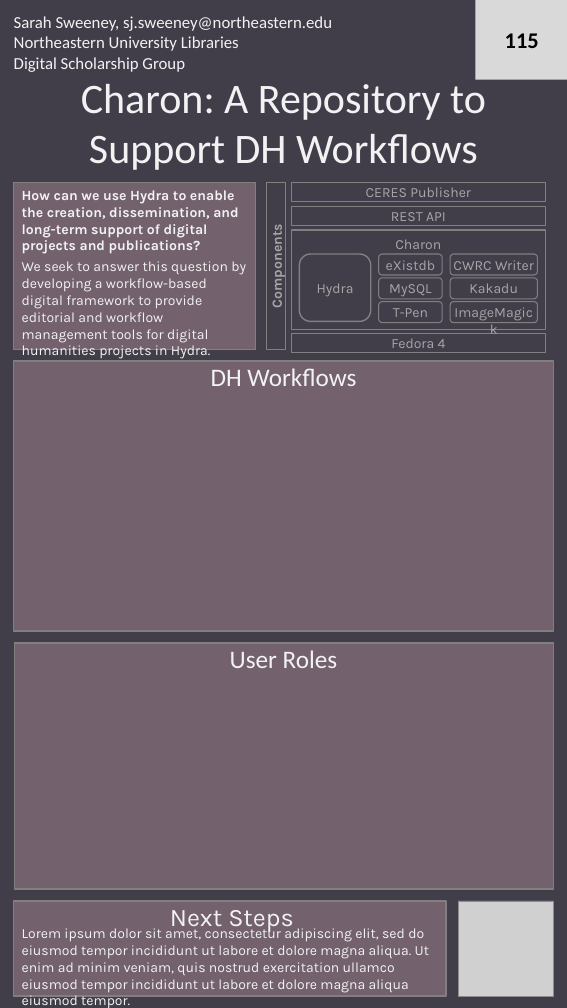
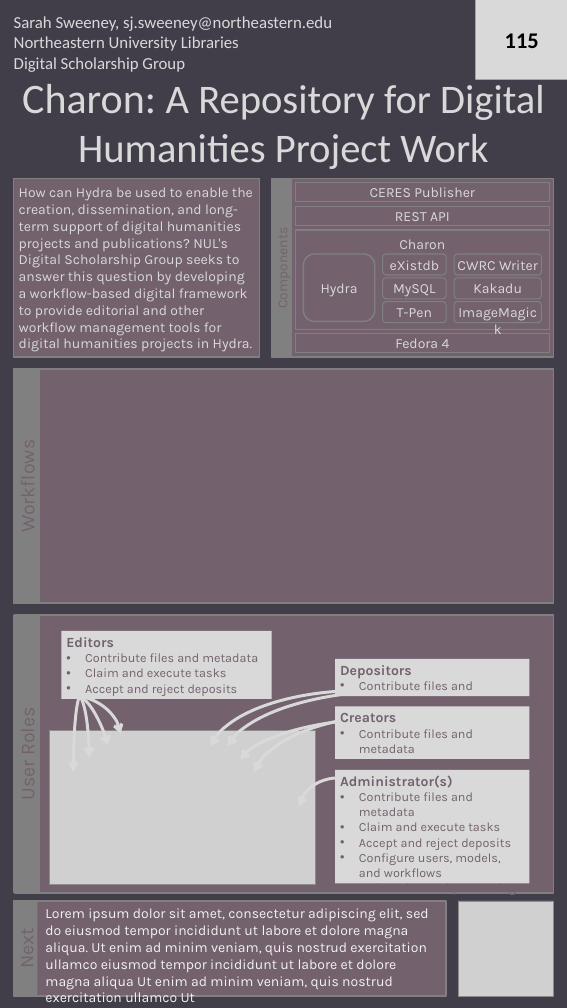
Before and after one commit to sarahjeansweeney/Presentations, a slide deck: slide 1 of Open Repositories 2017/Charon Poster/OR2017_Charon_Poster_Working.pptx. Drawn at 567x1008 pixels with LibreOffice and Linux fonts; fonts in the diff are those of the drawing; grey boxes stand for pictures. Boxes give left, top, right and bottom in pixels: in the first picture for what was removed or moved away, otherwise in the second. Text is boxed around its words. In the diff, an @@ line names an element or a change of style, - is before the commit and + after.

Commit message:
Roles draft

```diff
--- a/Open Repositories 2017/Charon Poster/OR2017_Charon_Poster_Working.pptx
+++ b/Open Repositories 2017/Charon Poster/OR2017_Charon_Poster_Working.pptx
@@ text "Sarah Sweeney, sj.sweeney@northeastern.edu" at (14, 16, 332, 72): text colour #F2F2F2 to #D9D9D9 @@
@@ text at (22, 84, 544, 169): text changed; size 60 to 58 pt; text colour #F2F2F2 to #D9D9D9 @@
-Charon: A Repository to Support DH Workflows
+Charon: A Repository for Digital Humanities Project Work
@@ rectangle: place and size @@
-rectangle at (14, 182, 256, 349)
+rectangle at (14, 178, 260, 357)
@@ rectangle: place and size @@
-rectangle at (267, 183, 286, 350)
+rectangle at (272, 179, 291, 357)
@@ rectangle at (272, 179, 291, 357): fill none to #808080 @@
@@ rectangle added at (272, 178, 553, 357), fill #73626E, outline #808080 2 pt @@
@@ text at (19, 187, 253, 352): text changed; text colour #F2F2F2 to #D9D9D9 @@
-How can we use Hydra to enable the creation, dissemination, and long-term support of digital projects and publications?
-We seek to answer this question by developing a workflow-based digital framework to provide editorial and workflow management tools for digital humanities projects in Hydra.
+How can Hydra be used to enable the creation, dissemination, and long-term support of digital humanities projects and publications? NUL's Digital Scholarship Group seeks to answer this question by developing a workflow-based digital framework to provide editorial and other workflow management tools for digital humanities projects in Hydra.
@@ text in rectangle at (267, 232, 285, 306): text removed @@
-Components
@@ 7 rounded rectangles, 4 rectangles: place and size @@
-7 rounded rectangles, 4 rectangles at (291, 182, 545, 353)
+7 rounded rectangles, 4 rectangles at (295, 182, 549, 353)
@@ text colour #A6A6A6 to #D9D9D9 in 11 elements at (295, 334, 549, 353), (295, 182, 549, 202), (321, 283, 358, 297), (295, 207, 549, 226), (399, 239, 445, 249), (454, 302, 541, 323), (383, 302, 447, 323), (383, 278, 447, 299), (454, 278, 541, 299), (383, 254, 447, 275), (454, 254, 541, 275) @@
@@ rectangle: place and size @@
-rectangle at (14, 361, 553, 631)
+rectangle at (14, 369, 553, 603)
@@ rectangle added at (14, 369, 39, 603), fill #808080, outline #808080 1.5 pt @@
@@ text removed at (211, 368, 356, 386) @@
-DH Workflows
@@ rectangle added at (14, 615, 39, 893), fill #808080, outline #808080 1.5 pt @@
@@ rectangle: place and size @@
-rectangle at (15, 643, 553, 889)
+rectangle at (15, 615, 553, 893)
@@ rectangle added at (61, 631, 272, 699), fill #D9D9D9, 18 pt, text #73626E @@
+Editors
+• Contribute files and metadata
+• Claim and execute tasks
+• Accept and reject deposits
@@ text removed at (230, 650, 338, 668) @@
-User Roles
@@ rectangle added at (335, 659, 530, 696), fill #D9D9D9, 18 pt, text #73626E @@
+Depositors
+• Contribute files and metadata
@@ arc (boxed as its full ellipse) added at (10, 695, 120, 782), outline #D9D9D9 4.25 pt @@
@@ arc (boxed as its full ellipse) added at (59, 691, 125, 812), outline #D9D9D9 4.25 pt @@
@@ arc (boxed as its full ellipse) added at (66, 695, 89, 822), outline #D9D9D9 4.25 pt @@
@@ arc (boxed as its full ellipse) added at (73, 695, 89, 850), outline #D9D9D9 4.25 pt @@
@@ arc (boxed as its full ellipse) added at (208, 690, 514, 826), outline #D9D9D9 4.25 pt @@
@@ arc (boxed as its full ellipse) added at (224, 690, 567, 830), outline #D9D9D9 4.25 pt @@
@@ arc (boxed as its full ellipse) added at (236, 718, 549, 826), outline #D9D9D9 4.25 pt @@
@@ arc (boxed as its full ellipse) added at (252, 715, 553, 854), outline #D9D9D9 4.25 pt @@
@@ rectangle added at (335, 707, 530, 759), fill #D9D9D9, 18 pt, text #73626E @@
+Creators
+• Contribute files and metadata
+• Claim and execute tasks
@@ picture added at (49, 730, 316, 885) @@
@@ arc (boxed as its full ellipse) added at (299, 778, 379, 842), outline #D9D9D9 4.25 pt @@
@@ rectangle added at (335, 770, 530, 884), fill #D9D9D9, 18 pt, text #73626E @@
+Administrator(s)
+• Contribute files and metadata
+• Claim and execute tasks
+• Accept and reject deposits
+• Configure users, models, and workflows
+• Bulk review and processing
@@ rectangle added at (14, 901, 37, 996), fill #808080 @@
@@ text at (45, 908, 429, 990): text changed @@
-Lorem ipsum dolor sit amet, consectetur adipiscing elit, sed do eiusmod tempor incididunt ut labore et dolore magna aliqua. Ut enim ad minim veniam, quis nostrud exercitation ullamco eiusmod tempor incididunt ut labore et dolore magna aliqua eiusmod tempor.
+Lorem ipsum dolor sit amet, consectetur adipiscing elit, sed do eiusmod tempor incididunt ut labore et dolore magna aliqua. Ut enim ad minim veniam, quis nostrud exercitation ullamco eiusmod tempor incididunt ut labore et dolore magna aliqua Ut enim ad minim veniam, quis nostrud exercitation ullamco Ut
@@ text removed at (170, 910, 294, 932) @@
-Next Steps
```
